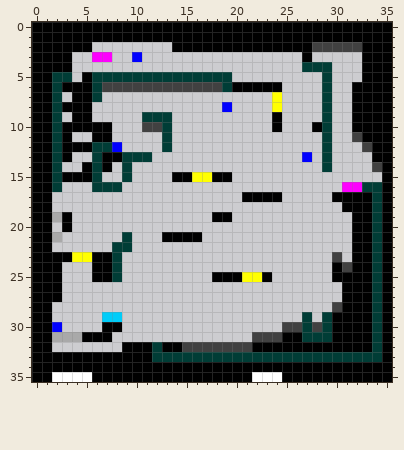
Two states of a pixel-art sprite, AridArnold/Content/Campaigns/MainCampaign/Levels/0907.png. That is the earlier state.
The file is 36x36 pixels. Colours within 5 levels of each other are drawn and written as one.
The same view after the edit:
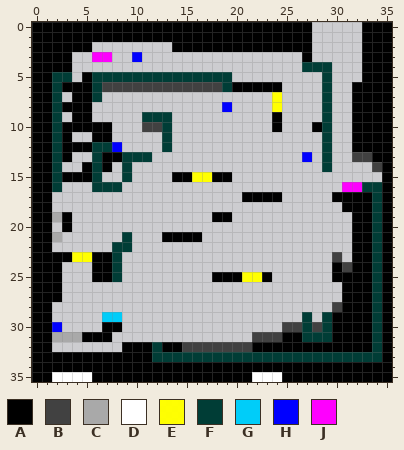
Palette (. is transparent): A #000000  B #404040fd  C #a9a9a9  D #ffffff  E #ffff00fd  F #003d36  G #00cdf9  H #0000ff  J #fe00fe
Change:
@@ x 26..34 @@
- 0 AAAAAAAAA
- 1 AAAAAAAAA
- 2 AABBBBBAA
+ 0 AA.....AA
+ 1 AA.....AA
+ 2 AA.....AA
  3 .A.....AA
@@ x 30..35 @@
 10 ..AAAA
-11 ..BAAA
-12 ...BAA
-13 ....AA
+11 ..AAAA
+12 ..AAAA
+13 ..BBAA
 14 ....BA
Changed places in both pictures, as pixel boxes (x1, y1, x2, y2):
erased: (312, 22, 362, 52)
changed: (352, 132, 372, 162)
